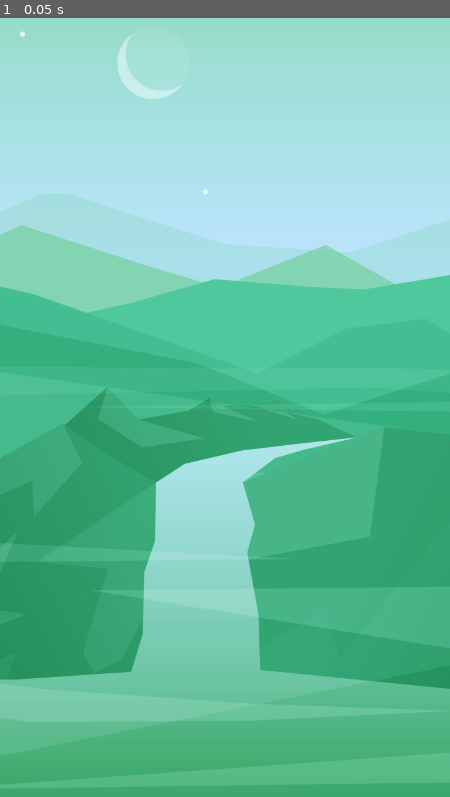
Above: before the commit, frame 1.
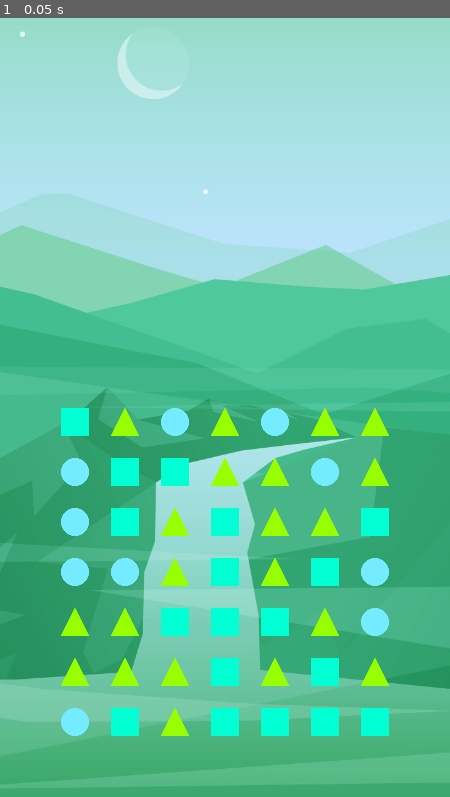
Above: after the commit, the same moment.

Repository: Harold-Kalvin/negatex
Game: Godot game, scene res://scenes/Main.tscn
The game is run twice, just before and just after one commit, with the same random seed, the same clock (stepped at 60 frames per second) and the same inputs.
Inputs:
- Up to frame 1 (0.05 s): no input

The runs differ from the first frame. In frame 1, 8.3% of the frame differs, in the area x 13-87%, y 50-93%.

Commit message:
populate grid with random tiles

Diff:
--- a/scenes/tiles/Tile.tscn
+++ b/scenes/tiles/Tile.tscn
@@ -6,4 +6,4 @@
 script = ExtResource( 1 )
 
 [node name="Sprite" type="Sprite" parent="."]
-scale = Vector2( 0.45, 0.45 )
+scale = Vector2( 0.35, 0.35 )
--- a/scripts/Grid.gd
+++ b/scripts/Grid.gd
@@ -6,15 +6,16 @@
 var y_start = 1160
 var offset = 80
 var grid = []
-var tiles = [
+var possible_tiles = [
 	preload("res://scenes/tiles/CircleTile.tscn"),
 	preload("res://scenes/tiles/SquareTile.tscn"),
 	preload("res://scenes/tiles/TriangleTile.tscn"),
 ]
 
 func _ready():
+	randomize()
 	grid = init_grid()
-	print(grid)
+	populate_grid()
 
 func init_grid():
 	var array = []
@@ -24,6 +25,18 @@
 			array[i].append(null)
 	return array
 
-# Called every frame. 'delta' is the elapsed time since the previous frame.
-#func _process(delta):
-#	pass
+func populate_grid():
+	for i in rows:
+		for j in cols:
+			# choose random tile
+			var rand = floor(rand_range(0, possible_tiles.size()))
+			var tile = possible_tiles[rand].instance()
+			# add it to grid
+			add_child(tile)
+			tile.position = get_tile_position(i, j)
+			grid[i][j] = tile
+
+func get_tile_position(row, col):
+	var x = x_start + offset * col
+	var y = y_start + -offset * row
+	return Vector2(x, y)
